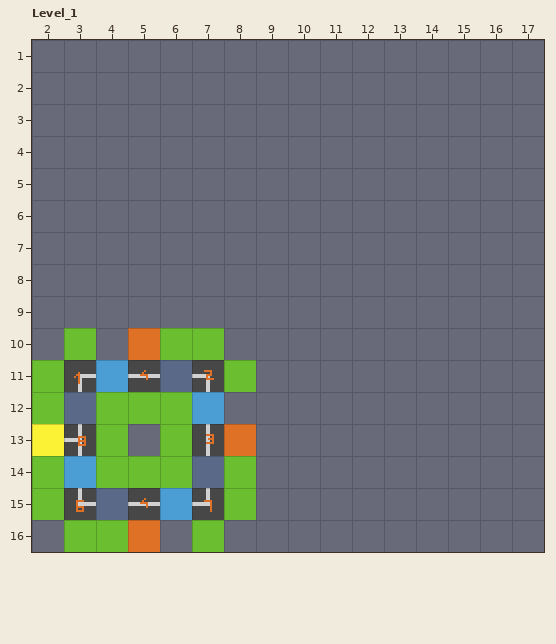
LDtk project: assets/maps/maps.ldtk. That is the earlier state.
Cells are 16x16 px. Shown: Level_1 x 2..17, y 1..16. The commit also changed other parts of the map, which this record leaves out. The old version is drawn lined up with the new one.
The result:
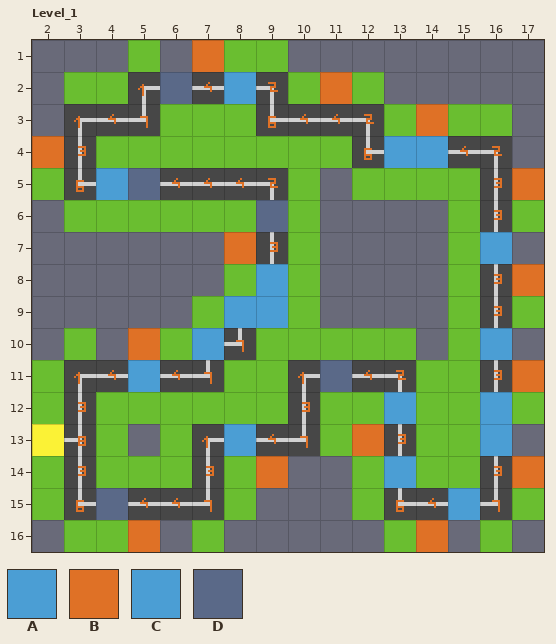
Key: from "Base": A 1 "Road", B 2 "House"; from "Obstacles": C 1 "WatterPuddle", D 2 "RoadWork".
_ is an empty cell.
What changed:
map size 16x16 -> 20x20 cells (old content now starts at -1,6; both pictures use the new coordinates)
Layer "Base":
y 1: x 7 _ -> B
y 2: x 5 _ -> A; x 7..9 ___ -> AAA; x 11 _ -> B
y 3: x 3..5 ___ -> AAA; x 9..12 ____ -> AAAA; x 14 _ -> B
y 4: x 2..3 __ -> BA; x 12..16 _____ -> AAAAA
y 5: x 3..4 __ -> AA; x 6..9 ____ -> AAAA; x 16..17 __ -> AB
y 6: x 16 _ -> A
y 7: x 8..9 __ -> BA; x 16 _ -> A
y 8: x 9 _ -> A; x 16..17 __ -> AB
y 9: x 8..9 __ -> AA; x 16 _ -> A
y 10: x 7..8 __ -> AA; x 16 _ -> A
y 11: x 10 _ -> A; x 12..13 __ -> AA; x 16..17 __ -> AB
y 12: x 7 A -> _; x 10 _ -> A; x 13 _ -> A; x 16 _ -> A
y 13: x 8..10 B__ -> AAA; x 12..13 __ -> BA; x 16 _ -> A
y 14: x 9 _ -> B; x 13 _ -> A; x 16..17 __ -> AB
y 15: x 13..16 ____ -> AAAA
y 16: x 14 _ -> B
Layer "Obstacles":
y 2: x 8 _ -> C
y 4: x 13..14 __ -> CC
y 5: x 4 _ -> C
y 7: x 16 _ -> C
y 8: x 9 _ -> C
y 9: x 8..9 __ -> CC; x 15 _ -> C
y 10: x 7 _ -> C; x 16 _ -> C
y 11: x 4..6 C_D -> _C_
y 12: x 3 D -> _; x 7 C -> _; x 13 _ -> C; x 16 _ -> C
y 13: x 8 _ -> C; x 16 _ -> C
y 14: x 3 C -> _; x 7 D -> _; x 13 _ -> C
y 15: x 6 C -> _; x 15 _ -> C
